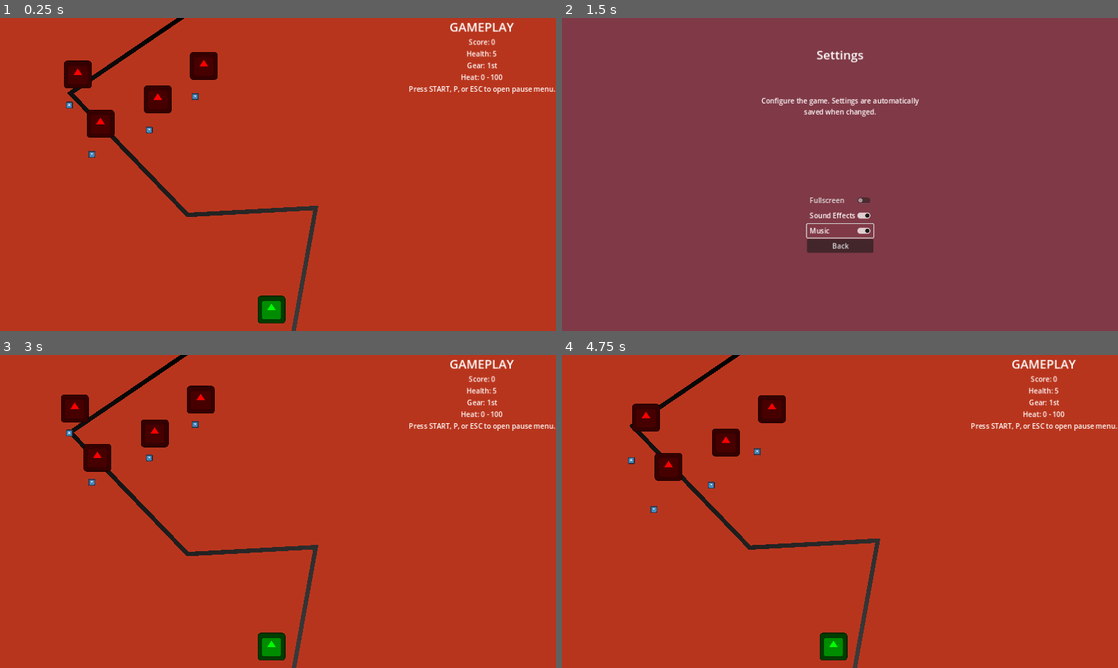
Above: before the commit, frames 1-4 (two rows, left to right).
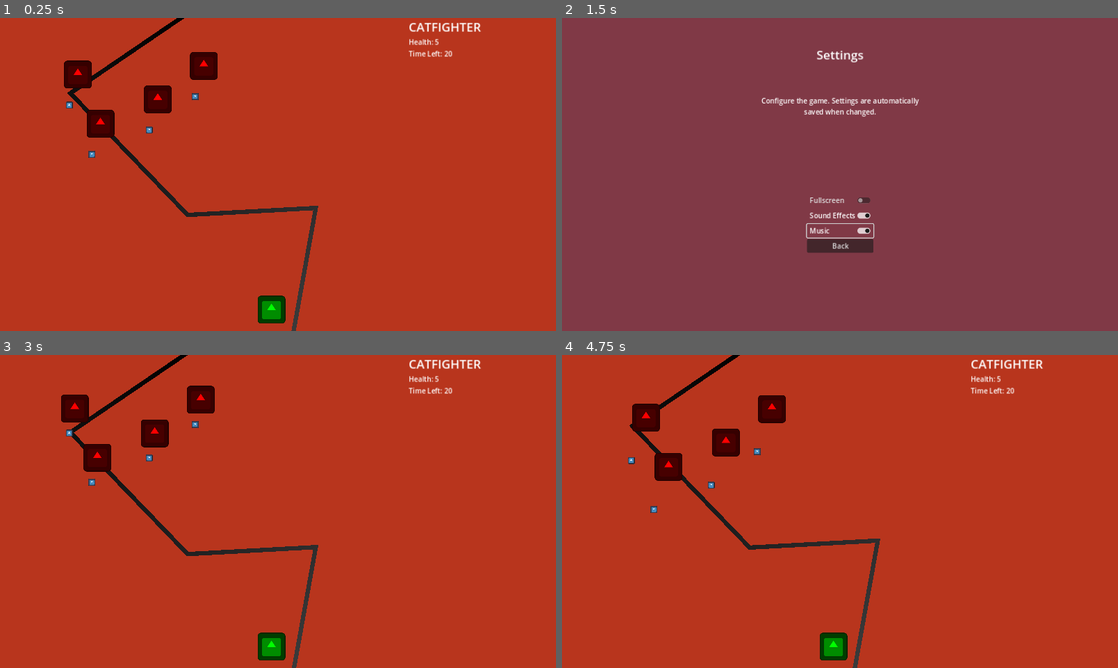
Above: after the commit, the same moments.

Repository: nathanleiby/gwj63
Game: Godot game, scene res://gameplay/gameplay.tscn
The game is run twice, just before and just after one commit, with the same random seed, the same clock (stepped at 60 frames per second) and the same inputs. The engine's default icon, where the game draws it, is replaced by a stand-in: a white triangle on a blue panel in a dark square.
Inputs:
- Up to frame 1 (0.25 s): no input
- Up to frame 2 (1.5 s): tap Enter (ui_accept) at 0.5, 0.77 s; hold Right (move_right) 0.53-1.28 s; hold S (shoot) 0.53-1.28 s; hold Down (move_down) from 1.28 s (still down); tap S (shoot) at 1.35 s
- Up to frame 3 (3 s): release Down (move_down) at 2 s; click "Back" at 2 s; click "Start" at 2.75 s
- Up to frame 4 (4.75 s): tap Enter (ui_accept) at 3.5 s; hold Right (move_right) 3.53-4.25 s; hold S (shoot) 3.53-4.25 s; click "Start" at 4.25 s

The runs differ from the first frame. In frame 1, 1.0% of the frame differs, in the area x 73-100%, y 1-25%; in frame 2, nothing differs; in frame 3, 1.0%; in frame 4, 1.0%.

Commit message:
mvp controller support and win condition. pause screen layer fixup

Diff:
--- a/gameplay/gameplay.gd
+++ b/gameplay/gameplay.gd
@@ -17,6 +17,7 @@
 	if abs(background.position.y) < (BACKGROUND_HEIGHT - screensize.y):
 		background.position.y -= 1
 
+	$UI/TimeRemaining.text = "Time Left: %d" % ceil($LevelTimer.time_left)
 
 func _input(event: InputEvent) -> void:
 	if event.is_action_released("pause"):
@@ -37,3 +38,13 @@
 
 func _on_player_player_health_changed(new_value: int) -> void:
 	$UI/Health.text = "Health: %d" % new_value
+
+
+func game_over():
+	var root = get_tree().get_root().get_tree()
+	root.change_scene_to_file(Global.SCENE_GAME_OVER)
+
+
+func _on_level_timer_timeout() -> void:
+	# TODO: Should be victory tho!
+	game_over()
--- a/gameplay/gameplay.tscn
+++ b/gameplay/gameplay.tscn
@@ -64,11 +64,12 @@
 
 [node name="Title" type="Label" parent="UI"]
 layout_mode = 2
-size_flags_horizontal = 4
+size_flags_horizontal = 0
 theme_type_variation = &"HeaderLarge"
-text = "GAMEPLAY"
+text = "CATFIGHTER"
 
 [node name="Score" type="Label" parent="UI"]
+visible = false
 layout_mode = 2
 size_flags_vertical = 1
 text = "Score: 0"
@@ -79,10 +80,10 @@
 layout_mode = 2
 size_flags_vertical = 1
 text = "Health: 5"
-horizontal_alignment = 1
 autowrap_mode = 2
 
 [node name="GunGear" type="Label" parent="UI"]
+visible = false
 layout_mode = 2
 size_flags_vertical = 1
 text = "Gear: 1st
@@ -91,16 +92,18 @@
 autowrap_mode = 2
 
 [node name="GunHeat" type="Label" parent="UI"]
+visible = false
 layout_mode = 2
 size_flags_vertical = 1
 text = "Heat: 0 - 100"
 horizontal_alignment = 1
 autowrap_mode = 2
 
-[node name="PauseInstructions" type="Label" parent="UI"]
+[node name="TimeRemaining" type="Label" parent="UI"]
 layout_mode = 2
-text = "Press START, P, or ESC to open pause menu."
-horizontal_alignment = 1
+size_flags_horizontal = 0
+size_flags_vertical = 1
+text = "Time Left: 30s"
 
 [node name="Paused" parent="." instance=ExtResource("3_w8wrl")]
 visible = false
@@ -129,13 +132,15 @@
 [node name="Enemy4" parent="Enemies" instance=ExtResource("5_mqixb")]
 position = Vector2(448, 89)
 
-[node name="ParallaxBackground" type="ParallaxBackground" parent="."]
-
-[node name="ParallaxLayer" type="ParallaxLayer" parent="ParallaxBackground"]
-
 [node name="EnemySpawnTimer" type="Timer" parent="."]
 wait_time = 2.0
 autostart = true
 
+[node name="LevelTimer" type="Timer" parent="."]
+wait_time = 20.0
+one_shot = true
+autostart = true
+
 [connection signal="player_health_changed" from="Player" to="." method="_on_player_player_health_changed"]
 [connection signal="timeout" from="EnemySpawnTimer" to="." method="_on_enemy_spawn_timer_timeout"]
+[connection signal="timeout" from="LevelTimer" to="." method="_on_level_timer_timeout"]
--- a/gameplay/player.gd
+++ b/gameplay/player.gd
@@ -73,5 +73,3 @@
 func game_over():
 	var root = get_tree().get_root().get_tree()
 	root.change_scene_to_file(Global.SCENE_GAME_OVER)
-
-	pass
--- a/paused/paused.tscn
+++ b/paused/paused.tscn
@@ -19,7 +19,7 @@
 offset_top = -24.0
 offset_right = 1317.0
 offset_bottom = 750.0
-color = Color(0.156863, 0.396078, 0.384314, 1)
+color = Color(0.156863, 0.396078, 0.384314, 0.392157)
 
 [node name="Title" type="Label" parent="."]
 layout_mode = 0
Not shown, changed: TODO.md
